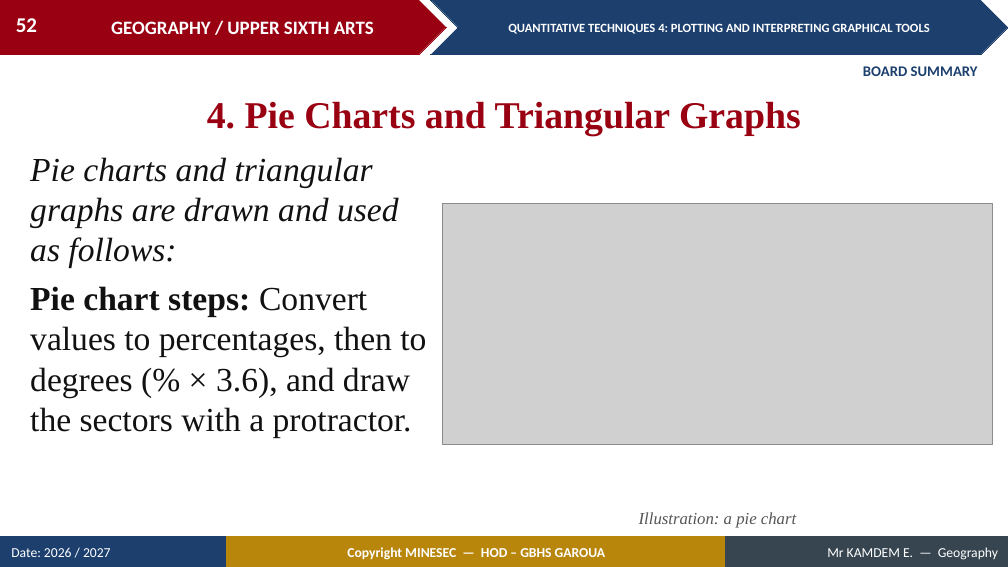
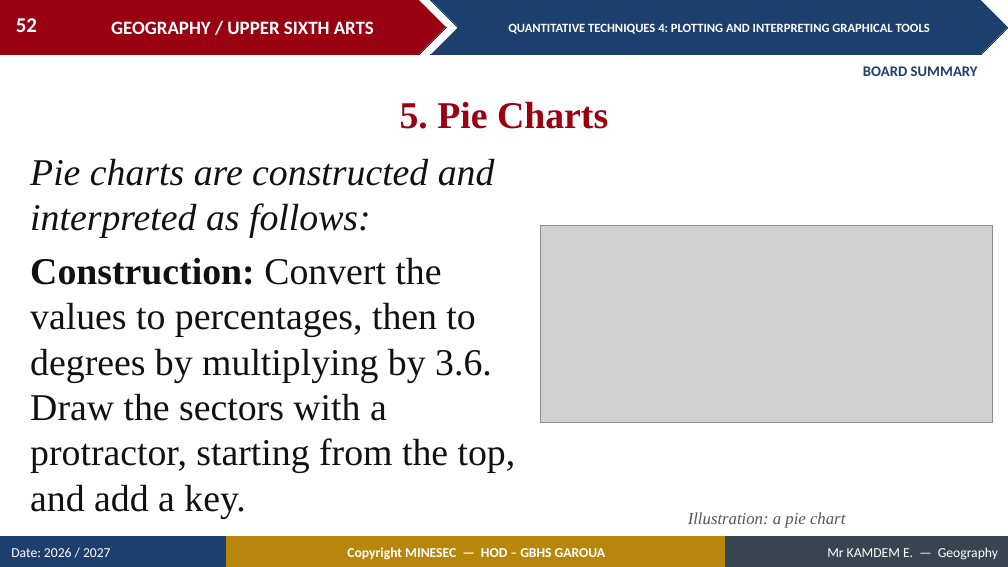
Before and after one commit to Berthautk/linea-github, a slide deck: slide 52 of lecons/USA/Practical Geography/15_USA_PRA_QT04_Plotting_and_Interpreting_Graphical_Tools.pptx. Drawn at 1008x567 pixels with LibreOffice and Linux fonts; fonts in the diff are those of the drawing; grey boxes stand for pictures. Boxes give left, top, right and bottom in pixels: in the first picture for what was removed or moved away, otherwise in the second. Text is boxed around its words. In the diff, an @@ line names an element or a change of style, - is before the commit and + after.

```diff
--- a/lecons/USA/Practical Geography/15_USA_PRA_QT04_Plotting_and_Interpreting_Graphical_Tools.pptx
+++ b/lecons/USA/Practical Geography/15_USA_PRA_QT04_Plotting_and_Interpreting_Graphical_Tools.pptx
@@ text at (400, 101, 608, 129): text changed @@
-4. Pie Charts and Triangular Graphs
+5. Pie Charts
@@ text at (30, 158, 516, 518): text changed; size 32 to 36 pt @@
-Pie charts and triangular graphs are drawn and used as follows:
-Pie chart steps: Convert values to percentages, then to degrees (% × 3.6), and draw the sectors with a protractor.
+Pie charts are constructed and interpreted as follows:
+Construction: Convert the values to percentages, then to degrees by multiplying by 3.6. Draw the sectors with a protractor, starting from the top, and add a key.
@@ picture: place and size @@
-picture at (442, 203, 993, 445)
+picture at (541, 225, 993, 423)
@@ text "Illustration: a pie chart": place and size @@
-text "Illustration: a pie chart" at (639, 512, 796, 528)
+text "Illustration: a pie chart" at (688, 512, 845, 528)
```
Also in this commit, not shown: 20 other slides changed, 4 slides added, 2 slides removed, 7 other files.
